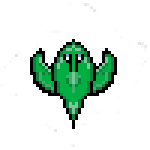
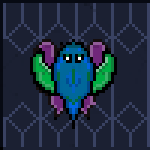
Revision of a layered w=150, h=150 image; what changed, layer by layer:
showed group "Citoyen" (1 layers), moved it above "Policier" over [0, 3, 147, 147]
renamed "Calque 4" to "Calque 3 copie", painted on it over [0, 3, 147, 147]
showed group "Zombie" (1 layers) over [30, 39, 114, 120]
showed group "Case" (1 layers) over [0, 0, 150, 150]
painted on "Calque 2" over [0, 0, 150, 150]
